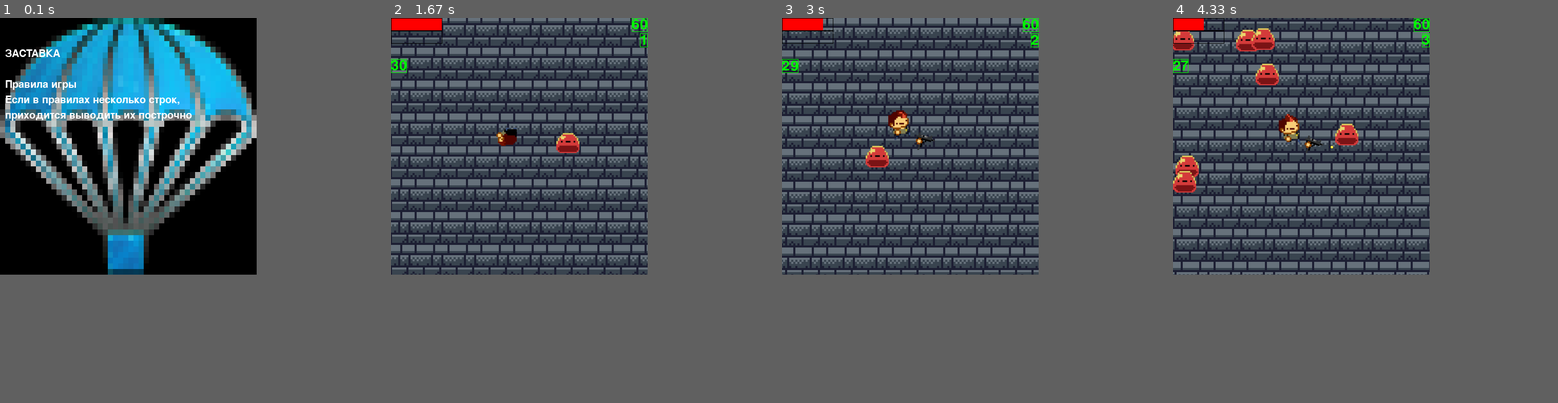
Above: before the commit, frames 1-4 (left to right).
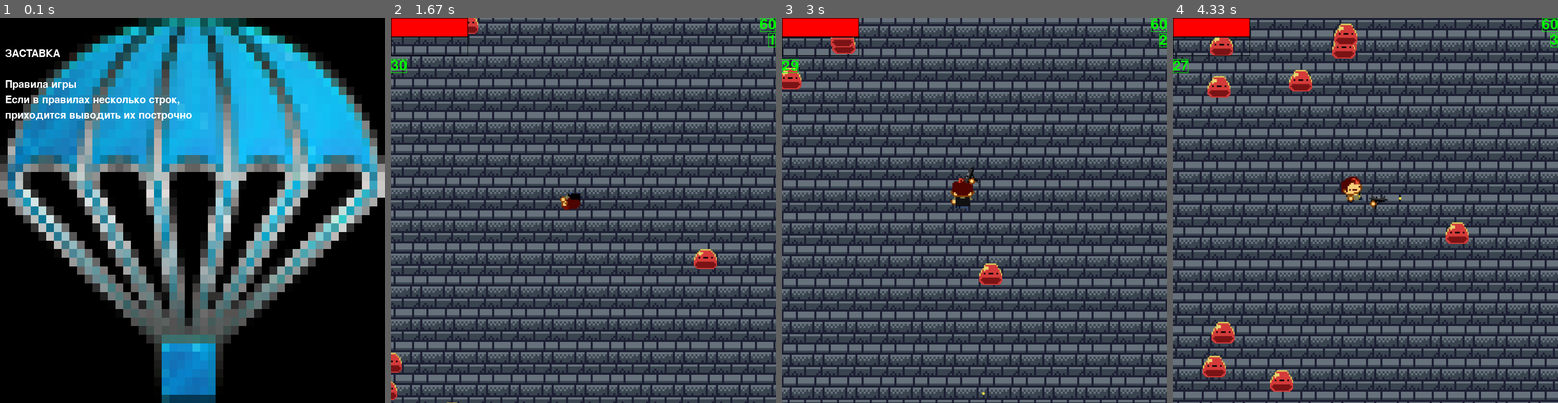
Above: after the commit, the same moments.

Repository: Alexhappytim/PyGame_YAndex
Game: pygame game, started from main.py
The game is run twice, just before and just after one commit, with the same random seed, the same clock (stepped at 60 frames per second) and the same inputs.
Inputs (mouse positions are in pixels of both pictures, inside the frame that each line leads up to):
- Up to frame 1 (0.1 s): no input
- Up to frame 2 (1.67 s): tap Space at 0.33 s; press the mouse at (622, 295) at 0.7 s; move the mouse to (541, 222) at 0.8 s; release the mouse at (464, 152) at 0.93 s; hold Space 1-1.47 s; hold D 1-1.47 s; click (464, 299) at 1.08 s; hold D from 1.5 s (still down)
- Up to frame 3 (3 s): release D at 1.97 s; hold W 2-2.3 s; click (982, 79) at 2.08 s; hold D 2.33-2.8 s; click (955, 310) at 2.42 s; hold A from 2.83 s (still down); click (962, 145) at 2.92 s
- Up to frame 4 (4.33 s): release A at 3.37 s; hold S 3.4-3.7 s; click (1311, 129) at 3.48 s; hold A 3.73-4.13 s; click (1465, 175) at 3.82 s; hold W from 4.17 s (still down); click (1484, 202) at 4.25 s
In our replay, the window is 500x500 before the commit and 750x750 after it. These sizes can differ from the game's own. Grey fills any space a smaller window leaves; there, only what the larger window draws over its background counts as a difference.

The runs differ from the first frame. In frame 1, 51% of the frame differs, in the area x 0-100%, y 0-100%; in frame 2, 61%; in frame 3, 61%; in frame 4, 63%.

Commit message:
level ups v1

Diff:
--- a/Enemy.py
+++ b/Enemy.py
@@ -2,11 +2,13 @@
 
 from sprites import *
 from constant import *
+
+
 # from levels import *
 
 
 class Enemy(pygame.sprite.Sprite):
-    def __init__(self, pos_x, pos_y):
+    def __init__(self, pos_x, pos_y, time):
         super().__init__(enemy_sprites)
         self.x, self.y = pos_x, pos_y
         # print(pos_x, pos_y)
@@ -20,12 +22,11 @@
         self.rect = self.sprite.rect.move(self.x, self.y)
         self.mask = pygame.mask.from_surface(self.sprite.image)
 
-        self.speed = 2
+        self.speed = 2 + int(time/45)
         self.error = 2
-        self.go = 50
-        self.health = 10
-        self.attack = 10
-
+        self.go = 40
+        self.health = 10 + int(time/45) * 2
+        self.attack = 10 + int(time/45)
 
     def update(self, rect):
         x, y = rect.x, rect.y
@@ -69,6 +70,7 @@
             for player in player_group:
                 player.xp += 1
                 if player.xp > player.max_xp:
+                    player.level_up()
                     player.health = min(player.max_health, player.health + 10 * (player.xp // player.max_xp))
                     player.xp %= player.max_xp
             play_sound(blob_die_sound)
--- a/constant.py
+++ b/constant.py
@@ -6,7 +6,7 @@
 clock = pygame.time.Clock()
 FPS = 60
 
-size = height, width = 500, 500
+size = height, width = 750, 750
 tile_width = tile_height = 256
 min_enemy = 10
 max_enemy = 30
--- a/gun.py
+++ b/gun.py
@@ -36,6 +36,9 @@
         self.reload = False
         self.reload_delay = 0
 
+        self.reload_delay_par = 60
+        self.delay_par = 5
+
     def set_sprite(self, n):
         """Смена спрайта на n-ый по счету в своем списке"""
         if self.frame == 5 or n == 2:
@@ -69,7 +72,7 @@
             dx = x1 + 12 - self.x
             dy = y1 + 12 - self.y
             angle = math.degrees(math.atan2(-dy, dx) % (2 * math.pi)) + random.randint(-10, 10)
-            if self.delay == 5:
+            if self.delay == self.delay_par:
                 if self.clip:
                     Bullet(math.cos(angle * math.pi / 180), math.sin(angle * math.pi / 180), rect)
                     play_sound(shot_sound)
@@ -78,7 +81,7 @@
                     self.set_sprite(0)
                 elif not self.reload:
                     play_sound(reload_sound)
-                    self.reload_delay = 60
+                    self.reload_delay = self.reload_delay_par
                     self.reload = True
                     self.set_sprite(2)
             else:
--- a/levels.py
+++ b/levels.py
@@ -1,31 +1,7 @@
-from sprites import *
-from constant import *
-
-
-class Xp(pygame.sprite.Sprite):
-    image = load_image("decoration/xp.png")
-    pygame.transform.scale(image, (10, 10))
-
-    def __init__(self, x, y, rect, x1, y1):
-        super().__init__(xp_sprites, all_sprites)
-        self.image = Xp.image
-        self.rect = self.image.get_rect()
-        # self.rect.x, self.rect.y = (width // 2 - rect.w // 2 + self.rect.w * x * 10, height // 2 - rect.h // 2 - self.rect.h * y * 10)
-        self.rect.x, self.rect.y = rect.x, rect.y
-        self.start_x, self.start_y = rect.x, rect.y
-        self.start_p_x, self.start_p_y = x1, y1
-        self.mask = pygame.mask.from_surface(self.image)
-        # print(x1, y1, player_group.sprites()[0].rect)
-
-        # print('**************************', self.rect, self.start_x, self.start_y, player_group.sprites()[0].rect,  player_group.sprites()[0].xp)
-
-
-    def update(self):
-        # print(self.rect, self.start_x, self.start_y, player_group.sprites()[0].rect,  player_group.sprites()[0].xp)
-
-        for player in player_group:
-            if pygame.sprite.collide_mask(self, player):
-                player.xp += 1
-                self.kill()
-        # if self.rect.x > width or self.rect.x < 0 or self.rect.y > height or self.rect.y < 0:
-        #     self.kill()
+levels_dict = {
+    1: ["Бегай быстрее!", "player_group.sprites()[0].speed += 1"],
+    2: ["Перезаряжай быстрее!",
+        "player_group.sprites()[0].gun.reload_delay_par = max(player_group.sprites()[0].gun.reload_delay_par-10,10)"],
+    3: ["Шмаляй быстрее!", "player_group.sprites()[0].gun.delay_par = max(player_group.sprites()[0].gun.delay_par-1,1)"]
+}
+# TODO когда 3 прожата 1, то не шмаляет(
--- a/main.py
+++ b/main.py
@@ -9,8 +9,7 @@
 from constant import *
 from strart_screen import *
 from bullet import *
-
-
+from levels import levels_dict
 
 level_x, level_y, start_x, start_y = generate_level(load_level('level/first.txt'))
 start = True
@@ -18,6 +17,7 @@
 pygame.event.set_allowed([pygame.QUIT, pygame.KEYDOWN, pygame.KEYUP])
 time = 0.0
 count_enemy = min_enemy
+random_ups = []
 
 """---------Сетап измененного курсора----------"""
 f = open("data/cursor.txt")
@@ -101,94 +101,132 @@
     health = 100
     start_screen()
     running = True
-    try:
-        Player(start_x, start_y)
-        for i in range(10):
-            Enemy(start_x, start_y)
-        screen.fill(pygame.Color('black'))
-        all_sprites.update()
-        camera = Camera()
-        # print(player_group.sprites()[0])
-        camera.update(player_group.sprites()[0])
-        for sprite in all_sprites:
-            if sprite not in tiles_group.sprites() and sprite not in xp_sprites:
-                camera.apply(sprite)
-            else:
-                camera.apply_tiles(sprite)
-        while running:
-            # screen.fill(pygame.Color('white'))
-            for event in pygame.event.get():
-                if event.type == pygame.QUIT:
-                    running = False
-
-            """------Список всех нажатых кнопок------"""
-            ar = []
-            if pygame.key.get_pressed()[pygame.K_w]:
-                ar.append("w")
-            if pygame.key.get_pressed()[pygame.K_a]:
-                ar.append("a")
-            if pygame.key.get_pressed()[pygame.K_s]:
-                ar.append("s")
-            if pygame.key.get_pressed()[pygame.K_d]:
-                ar.append("d")
-            if pygame.key.get_pressed()[pygame.K_SPACE]:
-                ar.append("space")
-            if pygame.mouse.get_pressed()[0]:
-                ar.append("LMB")
-            if len(enemy_sprites) < count_enemy:
-                Enemy(player_group.sprites()[0].rect.x, player_group.sprites()[0].rect.y)
+    #try:
+    Player(start_x, start_y)
+    for i in range(10):
+        Enemy(start_x, start_y, 0)
+    screen.fill(pygame.Color('black'))
+    all_sprites.update()
+    camera = Camera()
+    # print(player_group.sprites()[0])
+    camera.update(player_group.sprites()[0])
+    for sprite in all_sprites:
+        if sprite not in tiles_group.sprites() and sprite not in xp_sprites:
+            camera.apply(sprite)
+        else:
+            camera.apply_tiles(sprite)
+    while running:
+        for event in pygame.event.get():
+            if event.type == pygame.QUIT:
+                running = False
+
+        """------Список всех нажатых кнопок------"""
+        ar = []
+        if pygame.key.get_pressed()[pygame.K_w]:
+            ar.append("w")
+        if pygame.key.get_pressed()[pygame.K_a]:
+            ar.append("a")
+        if pygame.key.get_pressed()[pygame.K_s]:
+            ar.append("s")
+        if pygame.key.get_pressed()[pygame.K_d]:
+            ar.append("d")
+        if pygame.key.get_pressed()[pygame.K_SPACE]:
+            ar.append("space")
+        if pygame.mouse.get_pressed()[0]:
+            ar.append("LMB")
+        if len(enemy_sprites) < count_enemy:
+            Enemy(player_group.sprites()[0].rect.x, player_group.sprites()[0].rect.y, time)
+        flag = False
+
+        if player_group.sprites()[0].check_level_up():
+            flag = True
+            if not random_ups:
+                a = list(range(1, len(levels_dict)+1))
+                random.shuffle(a)
+                random_ups = a[:3]
+
+        else:
             ar, health = player_group.sprites()[0].update(ar)
             if health <= 0:
                 raise Exception('123')
             for enemy in enemy_sprites:
                 enemy.update(player_group.sprites()[0].rect)
-            camera.update(player_group.sprites()[0])
-            if len(ar) - ar.count('LMB') > 0:
-                for sprite in tiles_group:
-                    camera.apply_tiles(sprite)
-            for sprite in all_sprites:
-                if sprite not in tiles_group.sprites():
-                    camera.apply(sprite)
-
-            """--------------------------------------"""
-
-            """Отладочные координаты оси вращения оружия"""
-            # pygame.draw.circle(screen, (255, 128, 0), [int(i) for i in player.gun.gun_sprite[0].pos], 3)
-            # pygame.draw.circle(screen, (255, 0, 0), [int(i) for i in player.gun.hand_sprite.pos], 3)
-            all_sprites.draw(screen)
-            all_sprites.update()
-            bullet_sprites.update()
-            bullet_sprites.draw(screen)
-
             time += 1 / FPS
-            count_enemy = min(max_enemy, min_enemy + int(time) // 30)
-            # print(count_enemy)
-
-            draw_FPS(screen, round(clock.get_fps()))
-            player_group.sprites()[0].draw_health(screen)
-            player_group.sprites()[0].draw_xp(screen)
-            sound_update()
-
-            clock.tick(FPS)
-            pygame.display.flip()
-
-    except Exception as ex:
-        print(ex)
-        screen = pygame.display.set_mode(size)
-        screen.fill((255, 255, 255))
-        player = AnimatedSprite(load_image("animation/death/full_death.png"), 9, 1, 250, 250)
-        running = True
-        while running:
-            screen.fill((255, 255, 255))
-
-            for event in pygame.event.get():
-                if event.type == pygame.QUIT:
-                    running = False
-            # print(player.rect, player.visible)
-            draw_counted(screen)
-            player.update()
-            screen.blit(player.image, (width // 2 - player.rect.w, height // 2 - player.rect.h))
-            clock.tick(FPS)
-            pygame.display.flip()
+        camera.update(player_group.sprites()[0])
+        if len(ar) - ar.count('LMB') > 0:
+            for sprite in tiles_group:
+                camera.apply_tiles(sprite)
+        for sprite in all_sprites:
+            if sprite not in tiles_group.sprites():
+                camera.apply(sprite)
+
+        """--------------------------------------"""
+
+        count_enemy = min(max_enemy, min_enemy + int(time) // 30)
+
+        all_sprites.draw(screen)
+        all_sprites.update()
+        bullet_sprites.update()
+        bullet_sprites.draw(screen)
+
+        if flag:
+            s = pygame.Surface((750, 750), pygame.SRCALPHA)  # per-pixel alpha
+            s.fill((255, 255, 255, 128))  # notice the alpha value in the color
+            screen.blit(s, (0, 0))
+
+            font = pygame.font.Font(None, 35)
+            text = font.render("Новый уровень! Выбери одно из трех.", True, pygame.Color('black'))
+            screen.blit(text, (100, 100))
+            text = font.render("(Что бы выбрать, нажми кнопку 1, 2 или 3 соответственно)", True, pygame.Color('black'))
+            screen.blit(text, (30, 120))
+            for i in range(3):
+                text = font.render(levels_dict[random_ups[i]][0], True,
+                                   pygame.Color('black'))
+                screen.blit(text, (60, 150+30*i))
+            if pygame.key.get_pressed()[pygame.K_1]:
+                exec(levels_dict[random_ups[0]][1])
+                flag = False
+                random_ups = []
+                player_group.sprites()[0].leveled_up = False
+            elif pygame.key.get_pressed()[pygame.K_2]:
+                exec(levels_dict[random_ups[1]][1])
+                flag = False
+                random_ups = []
+                player_group.sprites()[0].leveled_up = False
+            elif pygame.key.get_pressed()[pygame.K_3]:
+                exec(levels_dict[random_ups[2]][1])
+                flag = False
+                random_ups = []
+                player_group.sprites()[0].leveled_up = False
+            print(player_group.sprites()[0].speed, player_group.sprites()[0].gun.reload_delay_par,player_group.sprites()[0].gun.delay_par)
+
+            # когда выбрал чистить рандомап
+
+        draw_FPS(screen, round(clock.get_fps()))
+        player_group.sprites()[0].draw_health(screen)
+        player_group.sprites()[0].draw_xp(screen)
+        sound_update()
+
+        clock.tick(FPS)
+        pygame.display.flip()
+
+    # except Exception as ex:
+    #     print(ex)
+    #     screen = pygame.display.set_mode(size)
+    #     screen.fill((255, 255, 255))
+    #     player = AnimatedSprite(load_image("animation/death/full_death.png"), 9, 1, 250, 250)
+    #     running = True
+    #     while running:
+    #         screen.fill((255, 255, 255))
+    #
+    #         for event in pygame.event.get():
+    #             if event.type == pygame.QUIT:
+    #                 running = False
+    #         # print(player.rect, player.visible)
+    #         draw_counted(screen)
+    #         player.update()
+    #         screen.blit(player.image, (width // 2 - player.rect.w, height // 2 - player.rect.h))
+    #         clock.tick(FPS)
+    #         pygame.display.flip()
 else:
     print('Не подходит')
--- a/player.py
+++ b/player.py
@@ -1,5 +1,3 @@
-import pygame
-
 from gun import Gun
 from sprites import *
 import math
@@ -50,11 +48,12 @@
         self.direction = None
         self.gun = Gun(self.x, self.y)
         self.health = 100
-        self.max_xp, self.max_health = 10, 100
+        self.max_xp, self.max_health = 1, 100
         self.arg = []
         self.xp = 0
         self.walk_state = 0
         self.damage_frame = 0
+        self.leveled_up = False
 
     def set_sprite(self, n):
         for _ in [self.sprite, self.sprite_shadow]:
@@ -187,9 +186,9 @@
                     else:
                         self.walk_state += 1
         elif self.roll:
-            koef = 1
+            koef = 1.25
             if len(self.direction) > 2:
-                koef = koef * 3 / 4
+                koef = koef * 0.7
             if "s" in self.direction:
                 self.y += int(self.speed * koef)
             if "a" in self.direction:
@@ -241,4 +240,14 @@
             play_sound(hurt_sound)
             self.damage_frame = 19
         else:
-            self.damage_frame -=1
+            self.damage_frame -= 1
+
+    def level_up(self):
+        play_sound(levelup_sound)
+        self.leveled_up = True
+        print(2)
+
+    def check_level_up(self):
+        t = self.leveled_up
+        # self.leveled_up = False
+        return t
--- a/sound.py
+++ b/sound.py
@@ -10,6 +10,7 @@
 roll2_sound = pygame.mixer.Sound('data/sounds/dodge_02.wav')
 walk_sound = pygame.mixer.Sound('data/sounds/step/boot_stone_01.wav')
 hurt_sound = pygame.mixer.Sound('data/sounds/hurt.wav')
+levelup_sound = pygame.mixer.Sound('data/sounds/levelup.wav')
 sound_queue = []
 
 
@@ -18,7 +19,10 @@
 
 
 def sound_update():
-    print(sound_queue)
+    # print(sound_queue)
+    if levelup_sound in sound_queue:
+        pygame.mixer.stop()
+        levelup_sound.play()
     if sound_queue:
         sound_queue[0].play(0)
         del sound_queue[0]
Not shown, added: data/sounds/levelup.wav
